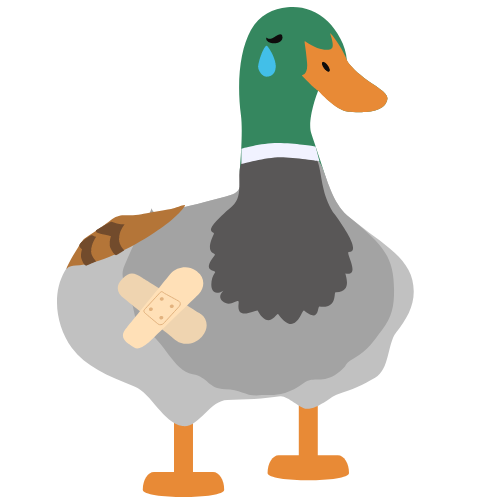
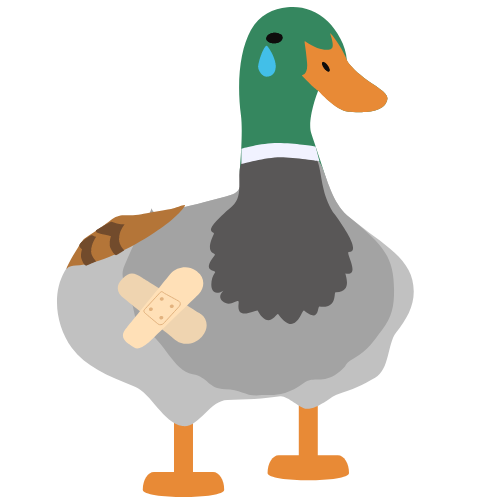
Layers edited between the first and the second 500x500 image:
showed group "Happy" (1 layers) over bbox(267, 32, 282, 40)
showed group "Idle" (1 layers) over bbox(266, 32, 283, 44)
